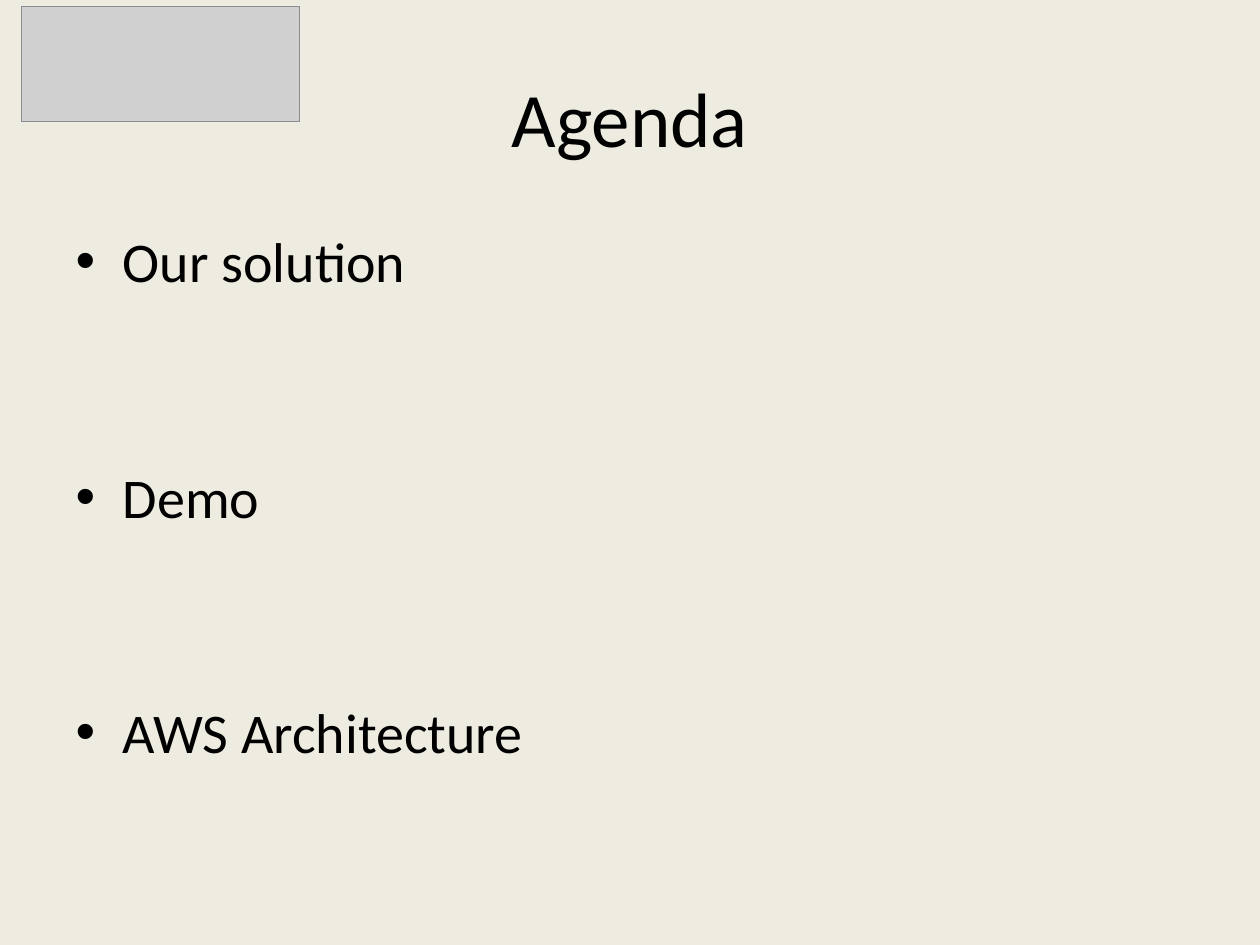
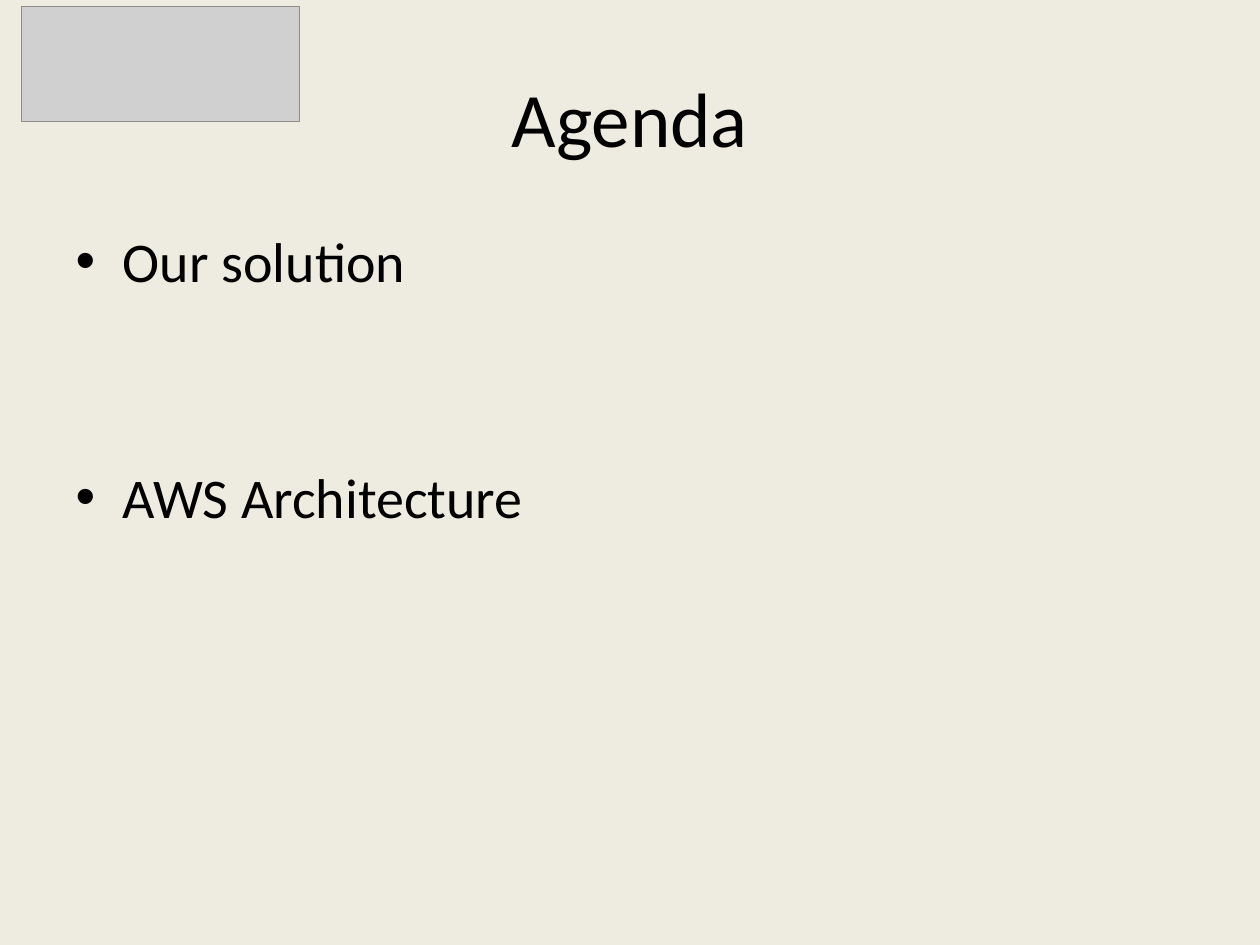
Before and after one commit to shaalin/awsHackathon2014, a slide deck: slide 2 of docs/Architecture.pptx. Drawn at 1260x945 pixels with LibreOffice and Linux fonts; fonts in the diff are those of the drawing; grey boxes stand for pictures. Boxes give left, top, right and bottom in pixels: in the first picture for what was removed or moved away, otherwise in the second. Text is boxed around its words. In the diff, an @@ line names an element or a change of style, - is before the commit and + after.

```diff
--- a/docs/Architecture.pptx
+++ b/docs/Architecture.pptx
@@ text at (123,482,260,519): paragraph removed @@
-• Demo
```
Also in this commit, not shown: 4 other slides changed, 1 slide added, 1 slide removed.
